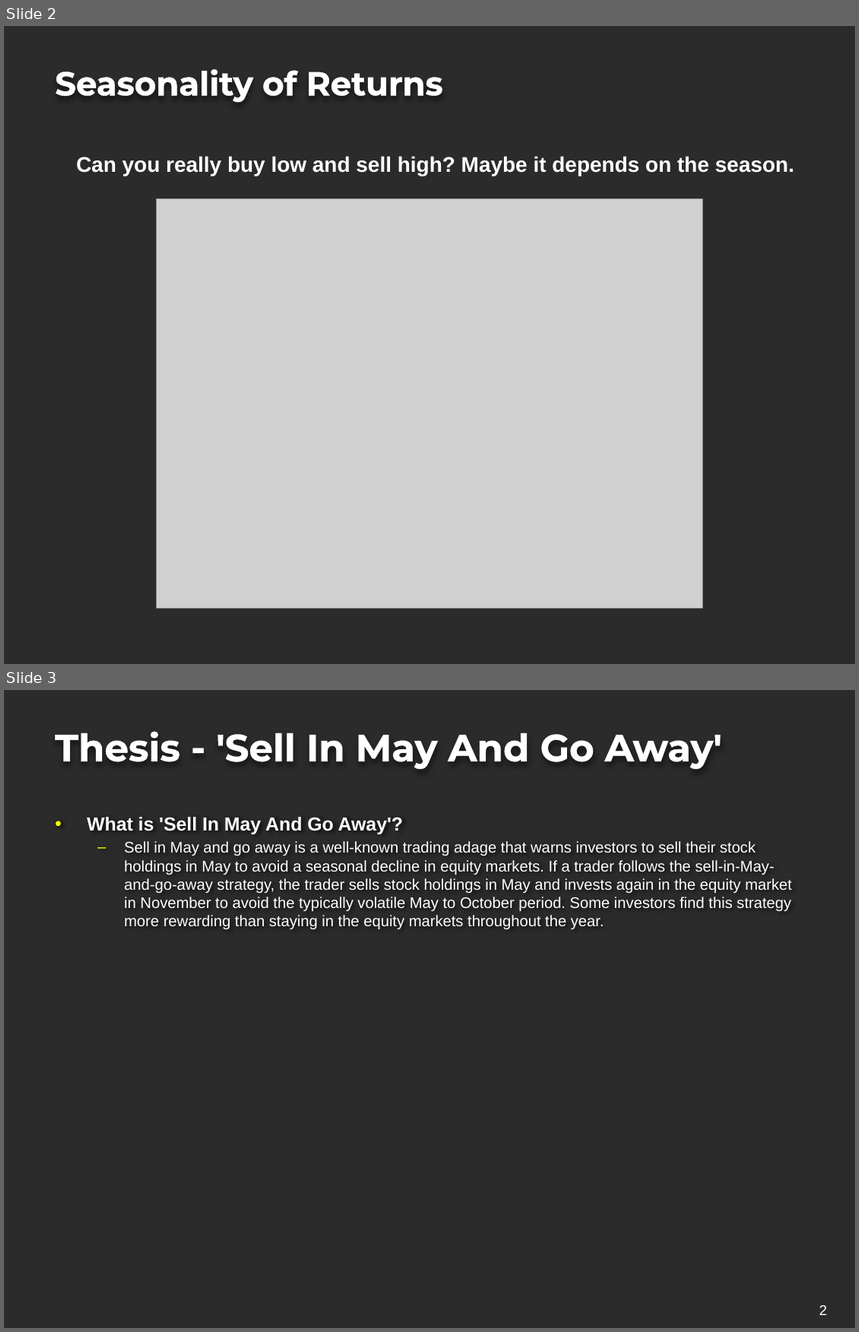
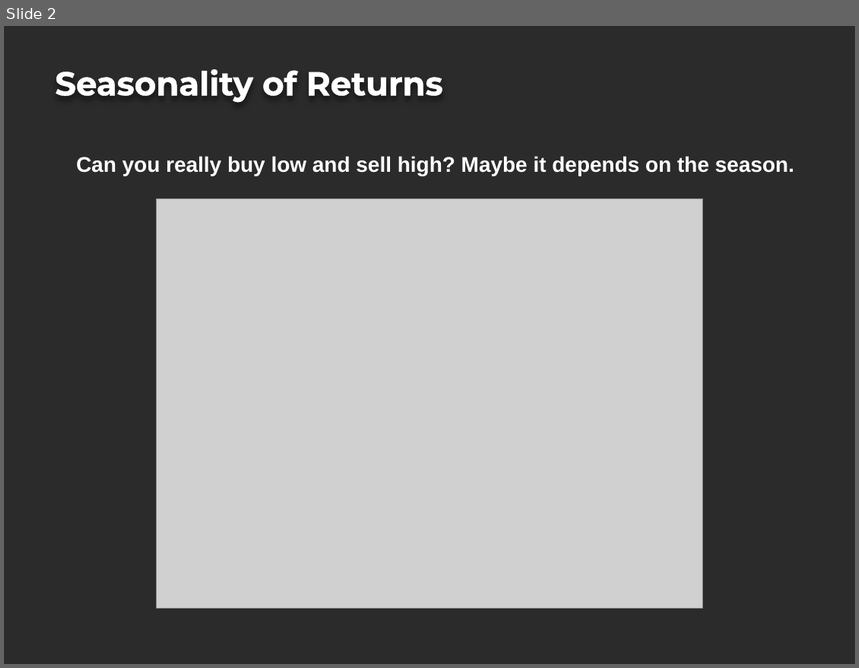
Before and after one commit to projectoneda/projectone, a slide deck: Portfolio Strategy Project.pptx. Shown one above the other, each under a label of ours: slides 2 and 3 before the commit, slide 2 after it. The pictures are 859x1332 and 859x668 pixels, drawn with LibreOffice and Linux fonts; fonts in the diff are those of the drawing; grey boxes stand for pictures; background and template pictures are left out; a plain dark background stands for a picture behind light text. Boxes give left, top, right and bottom in pixels: in the first picture for what was removed or moved away, otherwise in the second. Text is boxed around its words. In the diff, an @@ line names an element or a change of style, - is before the commit and + after.

```diff
--- a/Portfolio Strategy Project.pptx
+++ b/Portfolio Strategy Project.pptx
@@ slide 3 removed at [4, 690, 855, 1328], background picture (left out) @@
@@ title removed at [55, 731, 722, 769] @@
-Thesis - 'Sell In May And Go Away'
@@ text removed at [87, 817, 792, 929] @@
-• What is 'Sell In May And Go Away'?
-  – Sell in May and go away is a well-known trading adage that warns investors to sell their stock holdings in May to avoid a seasonal decline in equity markets. If a trader follows the sell-in-May-and-go-away strategy, the trader sells stock holdings in May and invests again in the equity market in November to avoid the typically volatile May to October period. Some investors find this strategy more rewarding than staying in the equity markets throughout the year.
@@ page number removed at [819, 1306, 827, 1315] @@
-2
```
Also in this commit, not shown: 3 slides changed, 1 slide added, 2 other slides removed, 2 other files.
